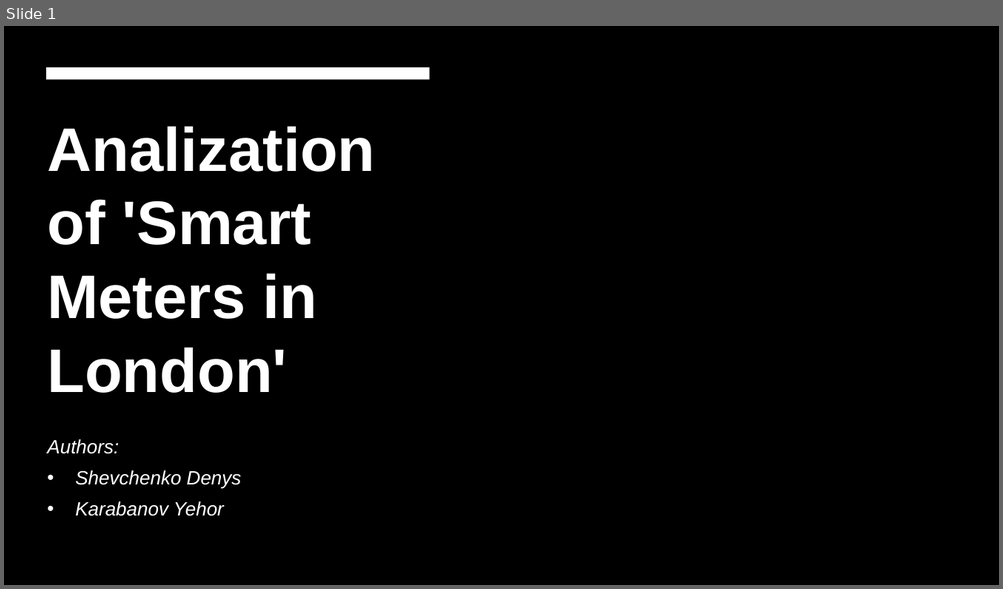
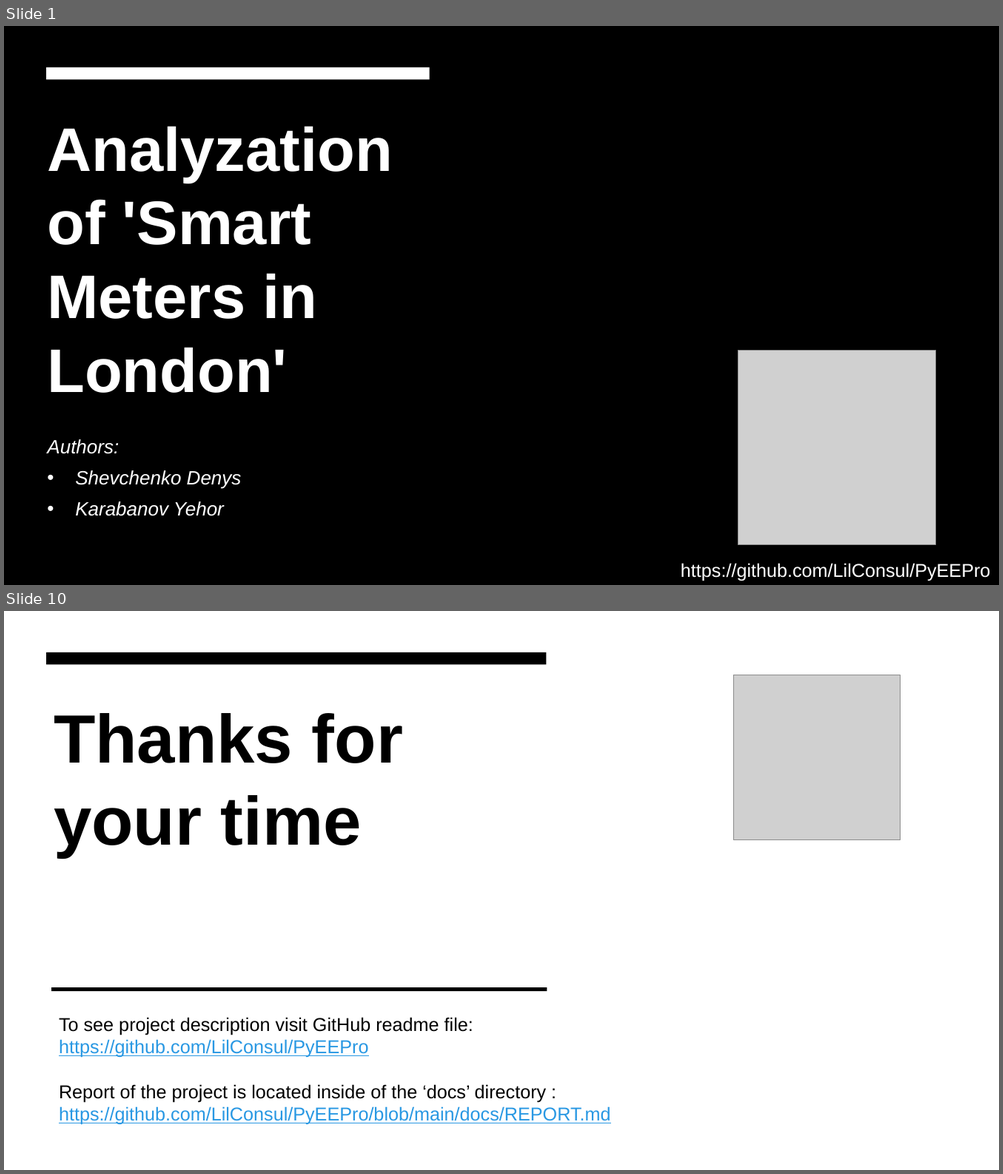
Before and after one commit to LilConsul/PyEEPro, a slide deck: docs/Analization of 'Smart Meters in London'.pptx. Shown one above the other, each under a label of ours: slide 1 before the commit, slides 1 and 10 after it; the slides between them are not shown. The pictures are 1003x589 and 1003x1174 pixels, drawn with LibreOffice and Linux fonts; fonts in the diff are those of the drawing; grey boxes stand for pictures; background and template pictures are left out. Boxes give left, top, right and bottom in pixels: in the first picture for what was removed or moved away, otherwise in the second. Text is boxed around its words. In the diff, an @@ line names an element or a change of style, - is before the commit and + after.

```diff
--- a/docs/Analization of 'Smart Meters in London'.pptx
+++ b/docs/Analization of 'Smart Meters in London'.pptx
@@ slide 10 added at [4,611,999,1170], background #FFFFFF @@
@@ rectangle added at [4,611,999,1170], fill #FFFFFF @@
@@ rectangle added at [46,652,546,665], fill #000000 @@
@@ picture added at [734,675,900,840] @@
@@ title added at [54,713,403,857], 66 pt, text #000000, bold @@
+Thanks for your time
@@ freeform shape added at [52,988,547,991], fill #000000 @@
@@ text added at [59,1017,611,1125], 18 pt, text #000000 @@
+To see project description visit GitHub readme file: https://github.com/LilConsul/PyEEPro
+Report of the project is located inside of the ‘docs’ directory : https://github.com/LilConsul/PyEEPro/blob/main/docs/REPORT.md
@@ slide 1 changed as well @@
@@ title at [47,126,392,393]: text changed @@
-Analization of 'Smart Meters in London'
+Analyzation of 'Smart Meters in London'
@@ picture added at [738,351,936,546] @@
@@ text added at [680,563,990,582], 18 pt, text #FFFFFF @@
+https://github.com/LilConsul/PyEEPro
```
Also in this commit, not shown: 8 other slides added, 7 slides removed.
